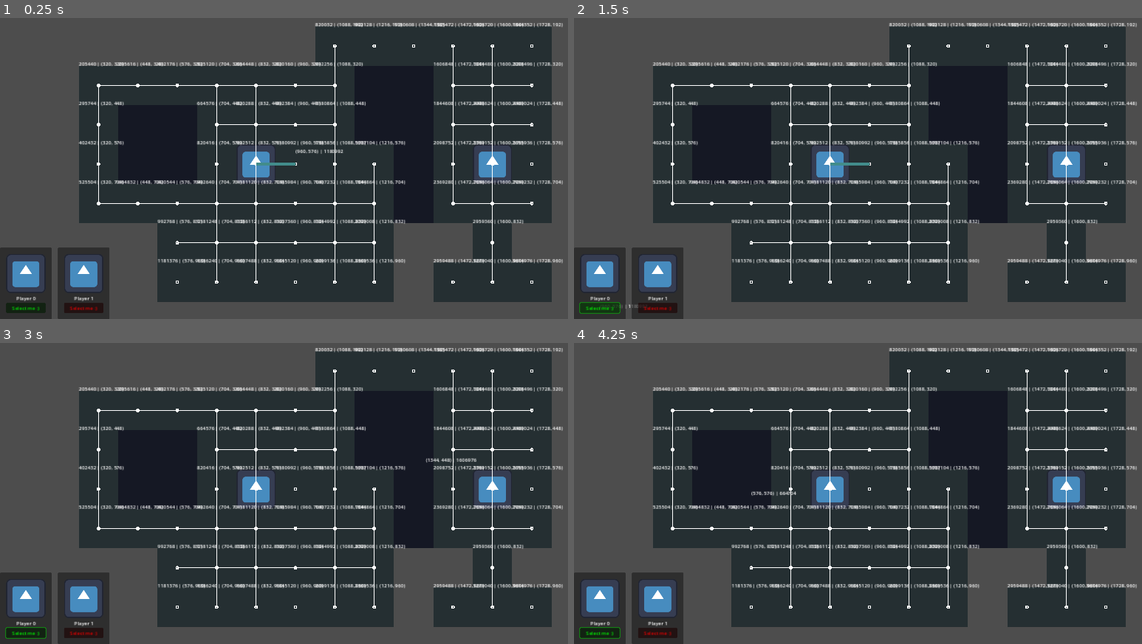
Above: before the commit, frames 1-4 (two rows, left to right).
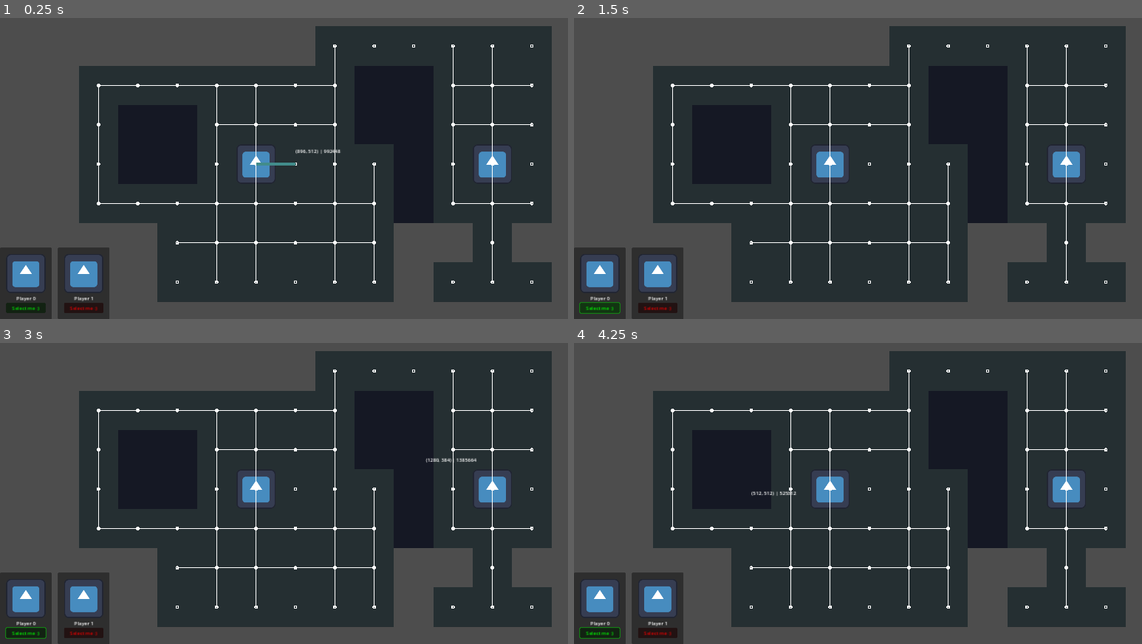
Above: after the commit, the same moments.

Repository: Petiazediter/godot-board-game
Game: Godot game, scene res://scenes/dungeon_scene.tscn
The game is run twice, just before and just after one commit, with the same random seed, the same clock (stepped at 60 frames per second) and the same inputs. This scene is started directly instead of the project's main scene. The engine's default icon, where the game draws it, is replaced by a stand-in: a white triangle on a blue panel in a dark square.
Inputs (mouse positions are in pixels of both pictures, inside the frame that each line leads up to):
- Up to frame 1 (0.25 s): no input
- Up to frame 2 (1.5 s): click "Select me :)" at 0.5 s; click "Select me :)" at 1.25 s
- Up to frame 3 (3 s): click "Select me :)" at 2 s; tap Enter at 2.75 s; move the mouse to (426, 460) at 2.77 s; hold Right mouse button (move_to_grid) from 2.78 s (still down)
- Up to frame 4 (4.25 s): tap Space at 3.5 s; move the mouse to (750, 493) at 3.52 s; release Right mouse button (move_to_grid) at 3.53 s; right-click (750, 493) at 3.6 s

The runs differ from the first frame. In frame 1, 4.3% of the frame differs, in the area x 13-100%, y 1-82%; in frame 2, 4.4%, in the area x 8-100%, y 1-97%; in frame 3, 4.3%; in frame 4, 4.3%.

Commit message:
refactor: point calculations

Diff:
--- a/nodes/AstarDebug/AstarDebug.gd
+++ b/nodes/AstarDebug/AstarDebug.gd
@@ -12,15 +12,12 @@
 
 func _draw() -> void:
 	if not astar is AStar2D: return
-	var offset = Vector2(64, 64);
+	var offset: Vector2 = Vector2( board.tile_set.tile_size / 2);
 	for point_id in astar.get_point_ids():
 		if astar.is_point_disabled(point_id): continue;
 		var point_position: Vector2 = astar.get_point_position(point_id);
 		if position_has_obstacle(point_position): continue;
-
-		draw_circle(point_position, 4, Color.WHITE, false, 4);
-		draw_string(SystemFont.new(), point_position - offset, "{point_id} | {pos}".format([ ["point_id", point_id], ["pos", point_position ]]))
-
+		draw_circle(point_position + offset, 4, Color.WHITE, false, 4);
 		var point_connections: PackedInt64Array = astar.get_point_connections(point_id);
 		var connected_positions = []
 		for connected_point in point_connections:
@@ -30,10 +27,11 @@
 			connected_positions.append(connected_point_position)
 
 		for connected_poistion in connected_positions:
-			draw_line(point_position, connected_poistion, Color.WHITE, 2);
+			draw_line(point_position + offset, connected_poistion + offset, Color.WHITE, 2);
 
 	var mouse_position = get_global_mouse_position();
-	draw_string(SystemFont.new(), mouse_position, "{last_position} | {point_id}".format([["last_position", world.last_position], ["point_id", world.board.get_point(world.last_position)] ]) )  #str(world.last_position))
+	if world.last_position:
+		draw_string(SystemFont.new(), mouse_position, "{last_position} | {point_id}".format([["last_position", world.last_position], ["point_id", world.board.get_point(world.last_position)] ]) )  #str(world.last_position))
 
-func _process(delta: float) -> void:
+func _process(_delta: float) -> void:
 	queue_redraw();
--- a/nodes/AstarTileMap/AstarTileMap.gd
+++ b/nodes/AstarTileMap/AstarTileMap.gd
@@ -30,7 +30,7 @@
 	var cell_positions : Array[Vector2] = [];
 	for cell in cells:
 		var data: TileData = get_cell_tile_data(cell);
-		var cell_position: Vector2 = global_position + map_to_local(cell);
+		var cell_position: Vector2 = global_position + map_to_local(cell) - Vector2(tile_set.tile_size / 2);
 		cell_positions.append(cell_position);
 		if is_obstacle(data):
 			obstacles.append(cell_position);
@@ -39,7 +39,7 @@
 func register_units():
 	for player in character_manager.players:
 		if player is PlayableCharacter:
-			unit_positions.append(player.global_position + Vector2((tile_set.tile_size/2)));
+			unit_positions.append(player.global_position);
 
 func is_obstacle(cell_data: TileData):
 	return cell_data.get_custom_data("is_walkable") == false;
@@ -61,15 +61,15 @@
 	var b := int(point_position.y)
 	return unique_number_from_two_int(a,b);
 
-func unique_number_from_two_int(a: int,b: int):
+func unique_number_from_two_int(a: int,b: int) -> int:
 	# source: https://en.wikipedia.org/wiki/Pairing_function
 	return (a * a + a + (2 * (a * b)) + 3*b + b*b ) / 2
 
 func connect_cardinals(center: int) -> void:
-	var position = astar.get_point_position(center);
+	var center_position = astar.get_point_position(center);
 	for direction in DIRECTIONS:
-		var position2 = direction * Vector2(tile_set.tile_size)
-		var cardinal_point := get_point(position + position2)
+		var neighbor_position = direction * Vector2(tile_set.tile_size)
+		var cardinal_point := get_point(center_position + neighbor_position)
 		if cardinal_point != center and astar.has_point(cardinal_point):
 			astar.connect_points(center, cardinal_point, true);
 
@@ -78,10 +78,10 @@
 	var error_path: Vector2;
 	var paths: Array;
 
-	func _init(paths: Array, error: bool, error_path: Vector2) -> void:
-		self.error = error;
-		self.error_path = error_path;
-		self.paths = paths;
+	func _init(_paths: Array, _error: bool, _error_path: Vector2) -> void:
+		self.error = _error;
+		self.error_path = _error_path;
+		self.paths = _paths;
 
 func get_astar_path(from: Vector2, to: Vector2, should_avoid_obstacles: bool = true, steps: int = -1) -> AstarPathResult:
 	if should_avoid_obstacles:
--- a/nodes/AvailableCharacterList/AvailableCharacter/AvailableCharacterItemLogic.gd
+++ b/nodes/AvailableCharacterList/AvailableCharacter/AvailableCharacterItemLogic.gd
@@ -10,9 +10,9 @@
 @onready var select_btn: Button = $MarginContainer/VBoxContainer/Button;
 @onready var character_list: AvailableCharactersList = self.get_parent();
 
-func set_character_name(name: String) -> void:
-	character_name = name;
-	character_name_label.text = name;
+func set_character_name(new_name: String) -> void:
+	character_name = new_name;
+	character_name_label.text = new_name;
 
 func set_character_id(id: int) -> void:
 	character_id = id;
@@ -22,7 +22,7 @@
 	character_list.character_manager.on_change_selected_character.connect(_on_change_selected_character);
 	check_selected();
 
-func _on_change_selected_character(id: int) -> void:
+func _on_change_selected_character() -> void:
 	check_selected();
 
 func check_selected() -> void:
--- a/nodes/CharacterManager/CharacterManagerLogic.gd
+++ b/nodes/CharacterManager/CharacterManagerLogic.gd
@@ -21,7 +21,7 @@
 
 func _change_selected_character(id: int) -> void:
 	id_selected_character = id;
-	on_change_selected_character.emit(id);
+	on_change_selected_character.emit();
 
 func _input(event: InputEvent) -> void:
 	if event.is_action("move_to_grid"):
--- a/nodes/World/WorldLogic.gd
+++ b/nodes/World/WorldLogic.gd
@@ -6,7 +6,8 @@
 @onready var line = $Line2D
 @onready var character_manager: CharacterManager = $CharacterManager
 
-var last_position := Vector2(0,0);
+# TODO: Vector 2 or null / change this when nullable available
+var last_position = Vector2.ZERO;
 
 func _input(event: InputEvent) -> void:
 	if event.is_action_pressed("enable_grid_cell_debug"):
@@ -17,24 +18,29 @@
 func round_pos(vec2: Vector2) -> Vector2:
 	return (vec2 / Vector2(board.tile_set.tile_size)).floor() * Vector2(board.tile_set.tile_size)
 
-func _physics_process(delta: float) -> void:
+func _physics_process(_delta: float) -> void:
 	var mouse_position = get_global_mouse_position();
-	var rounded: Vector2 = round_pos(mouse_position) + Vector2(board.tile_set.tile_size / 2);
+	var rounded: Vector2 = round_pos(mouse_position);
 	if !(rounded == last_position):
 		var point = board.get_point(rounded);
 		if board.astar.has_point(point):
 			last_position = rounded;
-			update_line();
+		else:
+			last_position = null;
+		update_line();
 
 func update_line():
-	if character_manager.id_selected_character >= 0:
-		var player = character_manager.players[character_manager.id_selected_character];
-		var player_position = player.global_position + Vector2(board.tile_set.tile_size / 2)
-		var player_point = board.get_point(player_position);
-		if board.astar.has_point(player_point):
-			var result = board.get_astar_path(player_position, last_position, true, -1);
-			if result.error:
-				# You can't reach the destination because there is a unit there!
-				print('ERROR', result.error_path)
-			line.position = Vector2.ZERO
-			line.points = result.paths;
+	if !(character_manager.id_selected_character >= 0) or !last_position:
+		line.points = [];
+		return
+
+	var player = character_manager.players[character_manager.id_selected_character];
+	var player_position = player.global_position;
+	var player_point = board.get_point(player_position);
+	if board.astar.has_point(player_point):
+		var result = board.get_astar_path(player_position, last_position, true, -1);
+		if result.error:
+			# You can't reach the destination because there is a unit there!
+			print('ERROR', result.error_path)
+		line.position = Vector2(board.tile_set.tile_size / 2)
+		line.points = result.paths;
